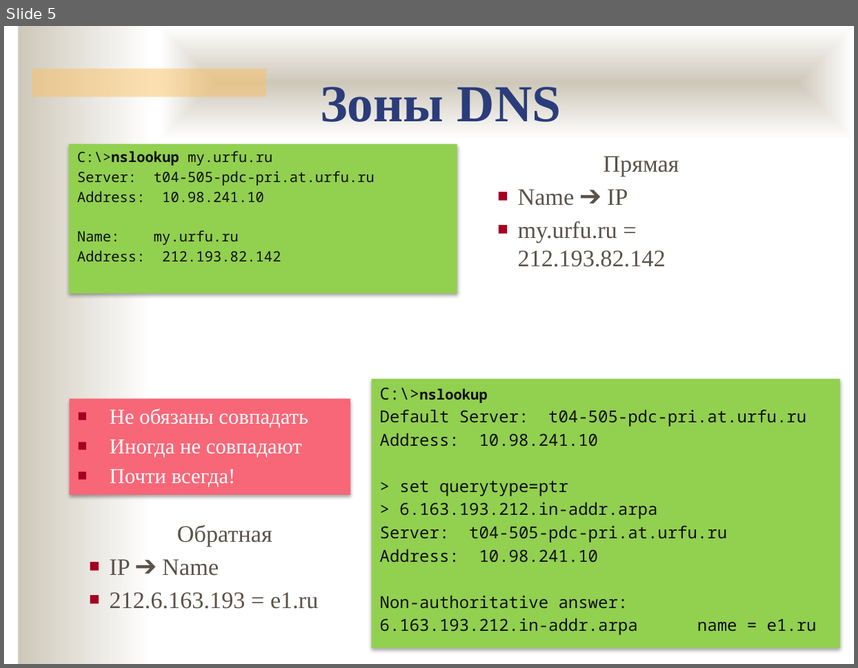
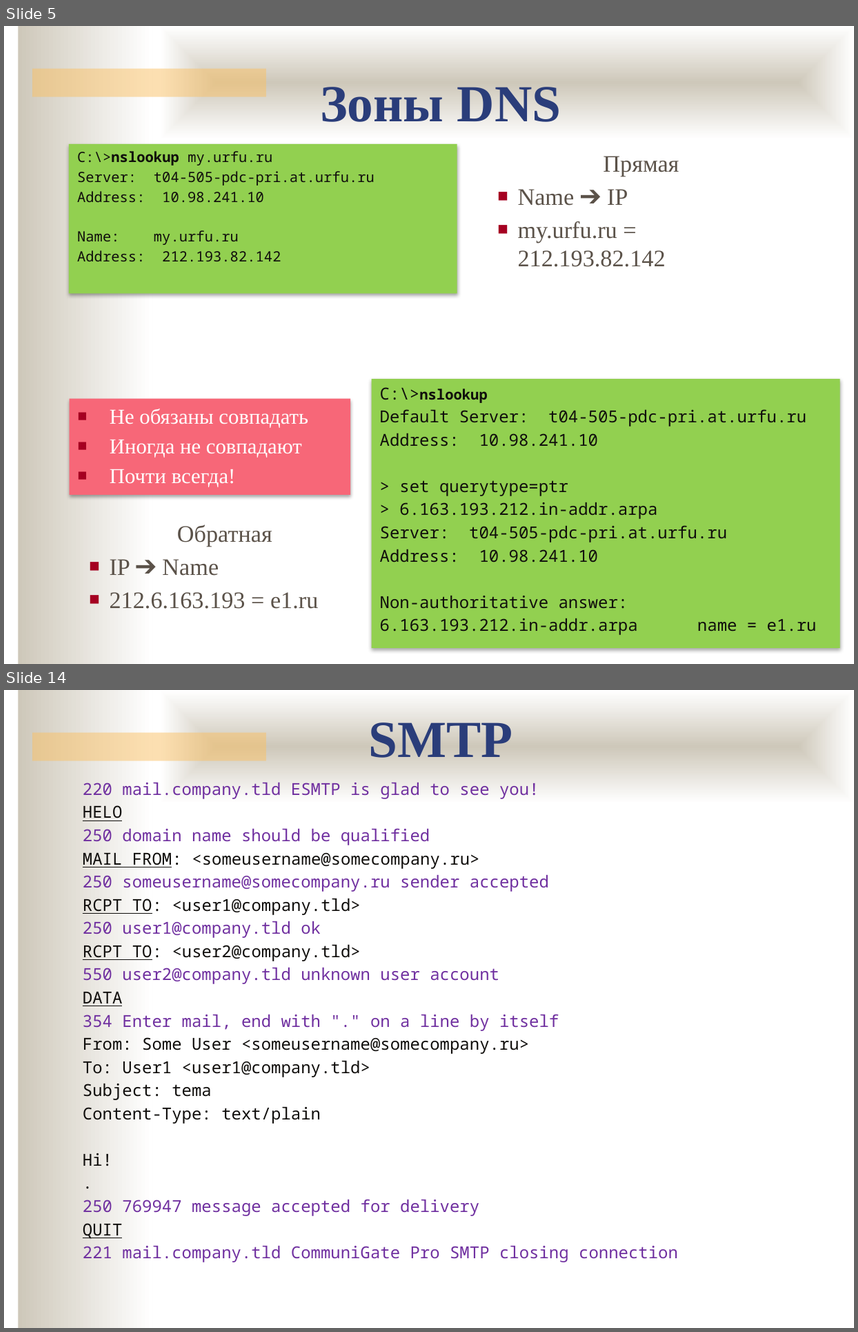
Before and after one commit to ukoloff/nets, a slide deck: lecture/14.pptx. Shown one above the other, each under a label of ours: slide 5 before the commit, slides 5 and 14 after it; the slides between them are not shown. The pictures are 858x668 and 858x1332 pixels, drawn with LibreOffice and Linux fonts; fonts in the diff are those of the drawing; background and template pictures are left out. Boxes give left, top, right and bottom in pixels: in the first picture for what was removed or moved away, otherwise in the second. Text is boxed around its words. In the diff, an @@ line names an element or a change of style, - is before the commit and + after.

```diff
--- a/lecture/14.pptx
+++ b/lecture/14.pptx
@@ slide 14 added at (x1=4, y1=690, x2=854, y2=1328), background #FFFFFF; not listed: 3 template elements that a slide beside it also shows @@
@@ text added at (x1=368, y1=722, x2=513, y2=758), 44 pt, text #2A3D7A, bold @@
+SMTP
@@ text added at (x1=83, y1=782, x2=678, y2=1262), 14 pt, text #7030A0 @@
+220 mail.company.tld ESMTP is glad to see you!
+HELO
+250 domain name should be qualified
+MAIL FROM: <someusername@somecompany.ru>
+250 someusername@somecompany.ru sender accepted
+RCPT TO: <user1@company.tld>
+250 user1@company.tld ok
+RCPT TO: <user2@company.tld>
+550 user2@company.tld unknown user account
+DATA
+354 Enter mail, end with "." on a line by itself
+From: Some User <someusername@somecompany.ru>
+To: User1 <user1@company.tld>
+Subject: tema
+Content-Type: text/plain
+Hi!
+.
+250 769947 message accepted for delivery
+QUIT
+221 mail.company.tld CommuniGate Pro SMTP closing connection
```
Also in this commit, not shown: 1 slide changed, 13 other slides added.
